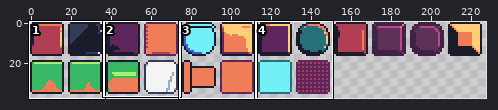
Two states of a sprite sheet, Assets/tilesheet/simple_16.png. Above: a wide view before the commit, with the close-up outlined.
Close-up. Before:
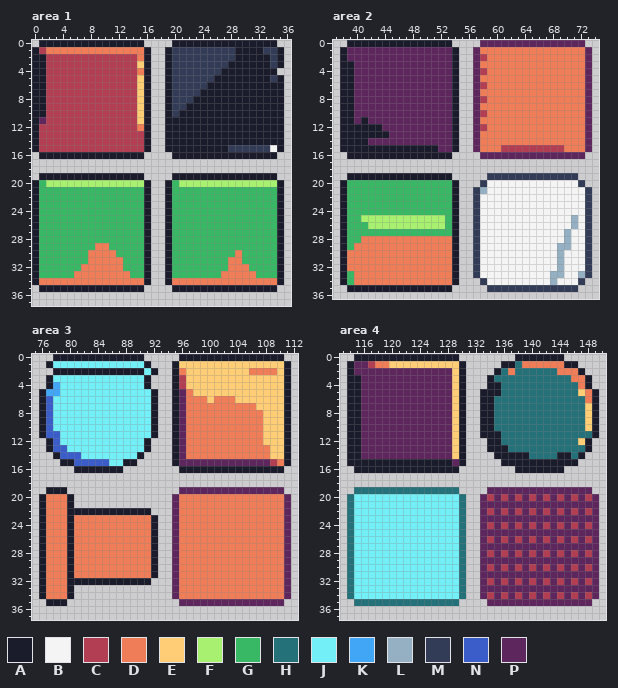
The file is 228x38 pixels. Colours within 5 levels of each other are drawn and written as one. Shown: area 1: x 0..36, y 0..37; area 2: x 37..74, y 0..36; area 3: x 75..112, y 0..37; area 4: x 113..150, y 0..37. The commit also changed other parts of the picture, which this record leaves out.
Palette (. is transparent): A #1a1c2c  B #f4f4f4  C #b13e53  D #ef7d57  E #ffcd75  F #a7f070  G #38b764  H #257179  J #73eff7  K #41a6f6  L #94b0c2  M #333c57  N #3b5dc9  P #5d275d
The result:
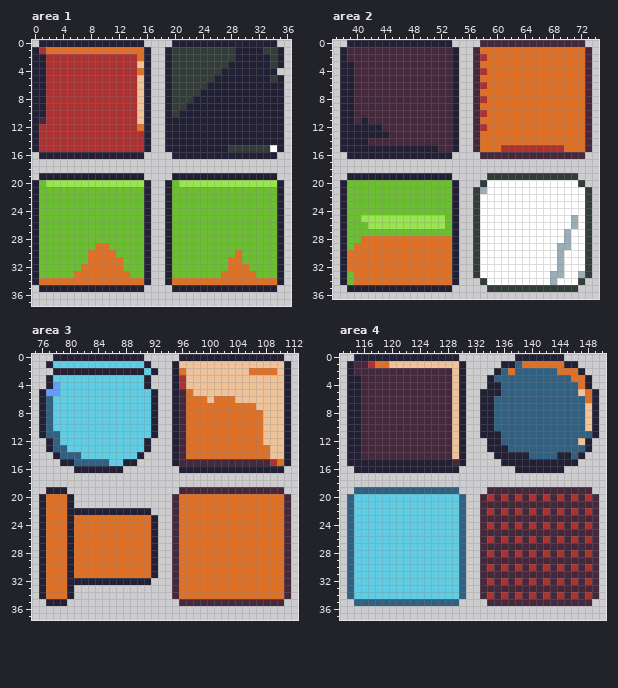
What changed:
colour A: #1a1c2c -> #222034
colour B: #f4f4f4 -> #ffffff
colour C: #b13e53 -> #ac3232
colour D: #ef7d57 -> #df7126
colour E: #ffcd75 -> #eec39a
colour F: #a7f070 -> #99e550
colour G: #38b764 -> #6abe30
colour H: #257179 -> #306082
colour J: #73eff7 -> #5fcde4
colour K: #41a6f6 -> #639bff
colour L: #94b0c2 -> #9badb7
colour M: #333c57 -> #323c39
colour P: #5d275d -> #45283c
Area 3:
y 6..10: x 77 N -> H
y 11: x 77..78 NN -> HH
y 12: x 78 N -> H
y 13: x 78..79 NN -> HH
y 14: x 79..81 NNN -> HHH
y 15: x 81..85 NNNNN -> HHHHH
Changed places in both close-ups, as pixel boxes (x1, y1, x2, y2):
changed: (32, 40, 284, 292)
changed: (340, 40, 592, 292)
changed: (39, 354, 291, 606)
changed: (347, 354, 599, 606)
